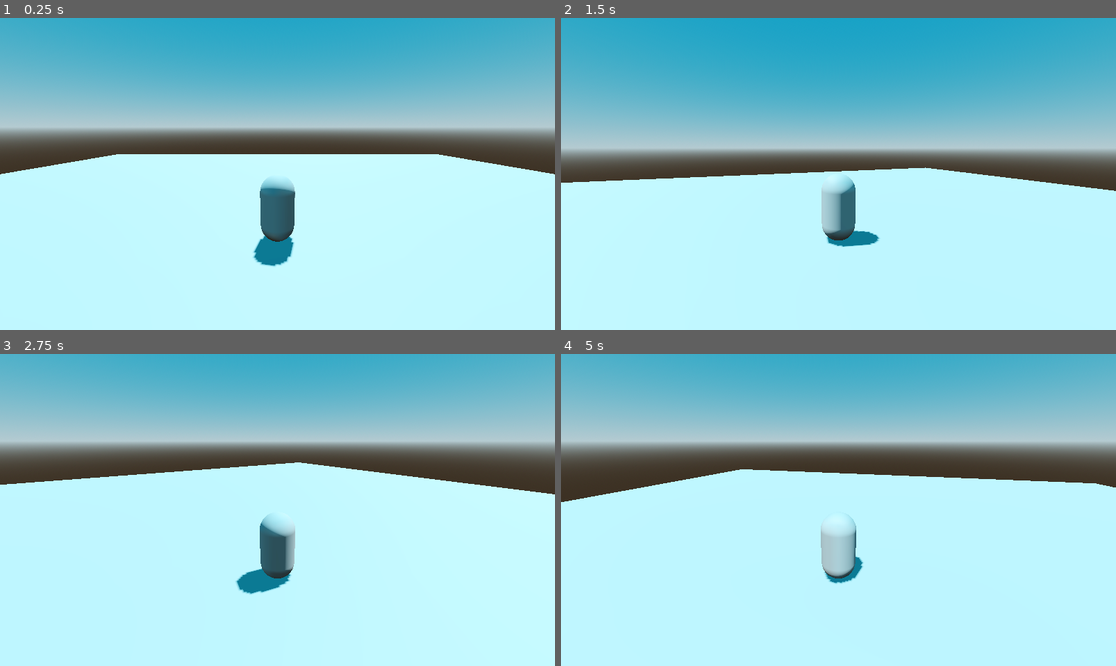
Above: before the commit, frames 1-4 (two rows, left to right).
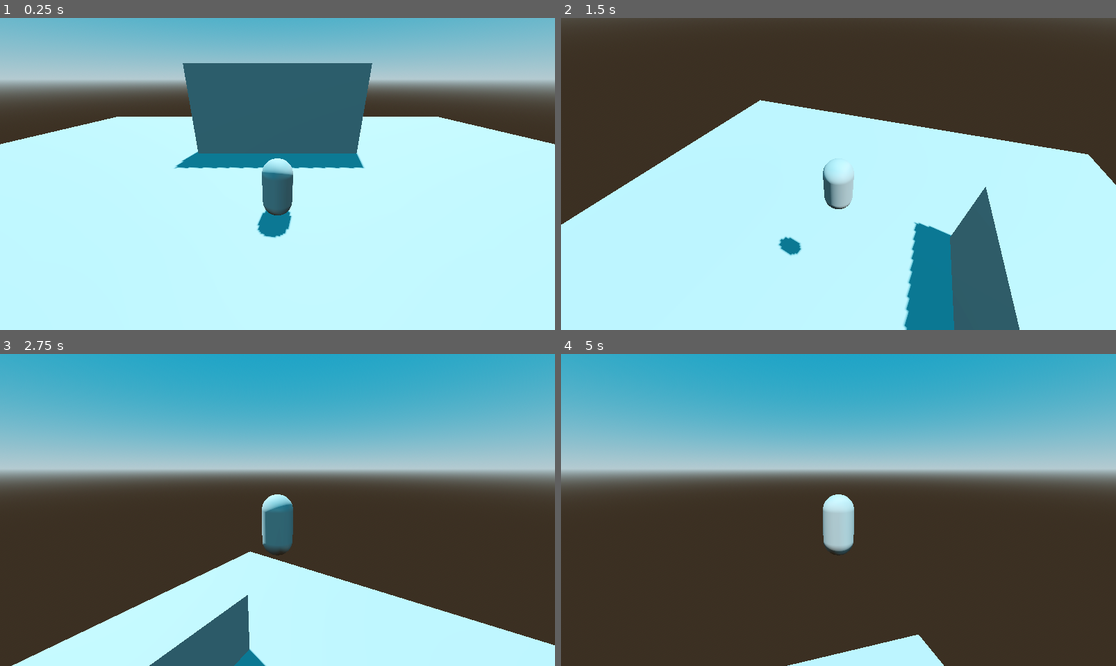
Above: after the commit, the same moments.

Repository: rCotche/gd_botw
Game: Godot game, scene res://scenes/levels/level.tscn
Same seed, same stepped clock (60 frames per second), same inputs: the game is played once before the commit and once after it.
Inputs (mouse positions are in pixels of both pictures, inside the frame that each line leads up to):
- Up to frame 1 (0.25 s): no input
- Up to frame 2 (1.5 s): tap Enter at 0.5 s; move the mouse to (960, 158) at 0.52 s; hold D (right) 0.53-1.28 s; tap Space (jump) at 0.6, 0.77, 1.07, 1.35 s; move the mouse to (727, 189) at 1.27 s; hold S (backward) from 1.28 s (still down)
- Up to frame 3 (2.75 s): tap Space (jump) at 1.52, 1.82, 2.1 s; move the mouse to (333, 441) at 2.02 s; release S (backward) at 2.03 s; hold D (right) from 2.03 s (still down)
- Up to frame 4 (5 s): move the mouse to (810, 572) at 2.77 s; release D (right) at 2.78 s; hold W (forward) 2.78-3.53 s; tap Space (jump) at 2.85, 3.02, 3.32, 3.6, 3.77, 4.07, 4.35, 4.52, 4.82 s; move the mouse to (1005, 556) at 3.52 s; hold A (left) from 3.53 s (still down); move the mouse to (672, 463) at 4.27 s

The runs differ from the first frame. In frame 1, 48% of the frame differs, in the area x 0-100%, y 0-80%; in frame 2, 59%; in frame 3, 80%; in frame 4, 95%, in the area x 0-100%, y 1-100%.

Commit message:
1:21:51, precise jump, je vais refractor le code

Diff:
--- a/scenes/entities/player/camera_controller.gd
+++ b/scenes/entities/player/camera_controller.gd
@@ -1,7 +1,12 @@
 extends Node3D
+
+#rotation camera haut/bas
+@export var min_limit_x: float
+@export var max_limit_x: float
 
 @export var horizontal_acceleration := 2.0
 @export var vertical_acceleration := 1.0
+@export var mouse_acceleration := 0.005
 
 func _process(delta: float) -> void:
 	#ps5 connected: not working
@@ -13,15 +18,15 @@
 	if event is InputEventMouseMotion:
 		#print(event.relative)
 		#rotation.y += event.relative.x *0.005
-		rotate_from_vector(event.relative * 0.005)
+		rotate_from_vector(event.relative * mouse_acceleration)
 
 func rotate_from_vector(v: Vector2):
 	if v.length() == 0:return
 	#horizontal rotation
-	rotation.y += v.x
+	rotation.y -= v.x
 	#vertical rotation
-	rotation.x += v.y
+	rotation.x -= v.y
 	#limit the rotation
-	rotation.x = clamp(rotation.x, -0.1,0.1)
+	rotation.x = clamp(rotation.x, min_limit_x, max_limit_x)
 	#invert camera movement
 	#rotation.y -= v.x
--- a/scenes/entities/player/camera_controller.tscn
+++ b/scenes/entities/player/camera_controller.tscn
@@ -1,9 +1,14 @@
-[gd_scene load_steps=2 format=3 uid="uid://7gok56jak6jr"]
+[gd_scene load_steps=3 format=3 uid="uid://7gok56jak6jr"]
 
 [ext_resource type="Script" path="res://scenes/entities/player/camera_controller.gd" id="1_o3pbr"]
 
-[node name="CameraController" type="Node3D"]
+[sub_resource type="SphereShape3D" id="SphereShape3D_ychai"]
+
+[node name="CameraController" type="SpringArm3D"]
+shape = SubResource("SphereShape3D_ychai")
+spring_length = 6.5
 script = ExtResource("1_o3pbr")
 
 [node name="Camera3D" type="Camera3D" parent="."]
-transform = Transform3D(1, 0, 0, 0, 0.97437, 0.224951, 0, -0.224951, 0.97437, 0, 3.31111, 5.56873)
+transform = Transform3D(1, 0, 0, 0, 1, 0, 0, 0, 1, 0, 0, 0)
+current = true
--- a/scenes/entities/player/player.gd
+++ b/scenes/entities/player/player.gd
@@ -1,14 +1,35 @@
 extends CharacterBody3D
+
+#jump
+@export var jump_height : float = 2.25
+@export var jump_time_to_peak : float = 0.4
+@export var jump_time_to_descent : float = 0.3
+
+@onready var jump_velocity : float = ((2.0 * jump_height) / jump_time_to_peak) * -1.0
+@onready var jump_gravity : float = ((-2.0 * jump_height) / (jump_time_to_peak * jump_time_to_peak)) * -1.0
+@onready var fall_gravity : float = ((-2.0 * jump_height) / (jump_time_to_descent * jump_time_to_descent)) * -1.0
+# source: https://youtu.be/IOe1aGY6hXA?feature=shared
 
 #@export var base_speed: float = 4.0
 @export var base_speed := 4.0
 
 var movement_input := Vector2.ZERO
 
-func _physics_process(_delta: float) -> void:
-	movement_input = Input.get_vector("left", "right", "forward", "backward")
+@onready var camera = $CameraController/Camera3D
 
-	#movement_input est en 2d donc on es obliger de créer un Vector3
-	velocity = Vector3(movement_input.x, 0, movement_input.y) * base_speed
+#basic movement influence by a camera
+func _physics_process(delta: float) -> void:
+	movement_input = Input.get_vector("left", "right", "forward", "backward").rotated(-camera.global_rotation.y)
+
+	#jump
+	if Input.is_action_just_pressed("jump"):
+		velocity.y = -jump_velocity
+	#var gravity
+	#if velocity.y > 0.0:
+		#gravity = jump_gravity
+	#else:
+		#gravity = fall_gravity
+	var gravity = jump_gravity if velocity.y > 0.0 else fall_gravity
+	velocity.y -= gravity * delta
 
 	move_and_slide()
--- a/scenes/entities/player/player.tscn
+++ b/scenes/entities/player/player.tscn
@@ -19,3 +19,6 @@
 shape = SubResource("CapsuleShape3D_lpp5h")
 
 [node name="CameraController" parent="." instance=ExtResource("2_3bnka")]
+transform = Transform3D(1, 0, 0, 0, 0.906308, 0.422618, 0, -0.422618, 0.906308, 0, 1.5, 0)
+min_limit_x = -0.8
+max_limit_x = -0.2
--- a/scenes/levels/level.tscn
+++ b/scenes/levels/level.tscn
@@ -18,6 +18,9 @@
 
 [sub_resource type="BoxShape3D" id="BoxShape3D_7ylo7"]
 size = Vector3(40, 0.5, 40)
+
+[sub_resource type="BoxShape3D" id="BoxShape3D_3e53c"]
+size = Vector3(10, 10, 1)
 
 [node name="Level" type="Node3D"]
 
@@ -42,3 +45,12 @@
 
 [node name="CollisionShape3D" type="CollisionShape3D" parent="Environment/StaticBody3D"]
 shape = SubResource("BoxShape3D_7ylo7")
+
+[node name="StaticBody3D2" type="StaticBody3D" parent="Environment"]
+transform = Transform3D(1, 0, 0, 0, 1, 0, 0, 0, 1, 0, 0, -6.79918)
+
+[node name="CSGBox3D" type="CSGBox3D" parent="Environment/StaticBody3D2"]
+size = Vector3(10, 10, 1)
+
+[node name="CollisionShape3D" type="CollisionShape3D" parent="Environment/StaticBody3D2"]
+shape = SubResource("BoxShape3D_3e53c")
Binary file added: imgNotes/Capture d’écran 2025-03-20 084631.png
Not shown, added: imgNotes/Capture d’écran 2025-03-20 084631.png.import
Not shown, changed: notes.txt
Not shown, changed: premade/jump_template.txt
Not shown: 1 places in scenes/levels/level.tscn that only renumber resources
